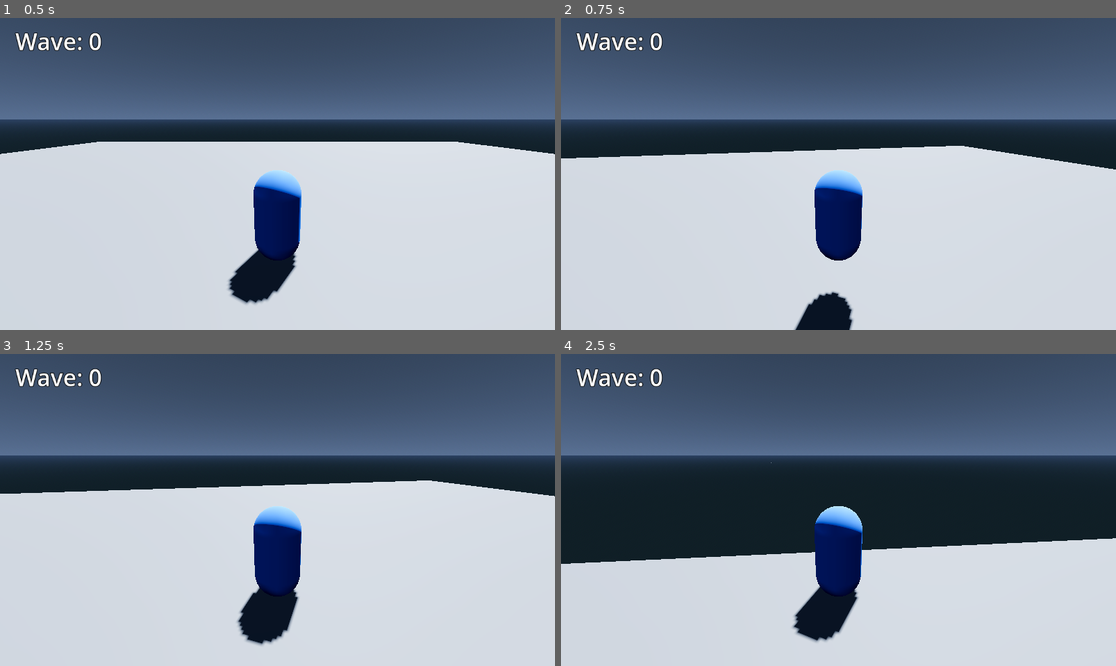
Above: before the commit, frames 1-4 (two rows, left to right).
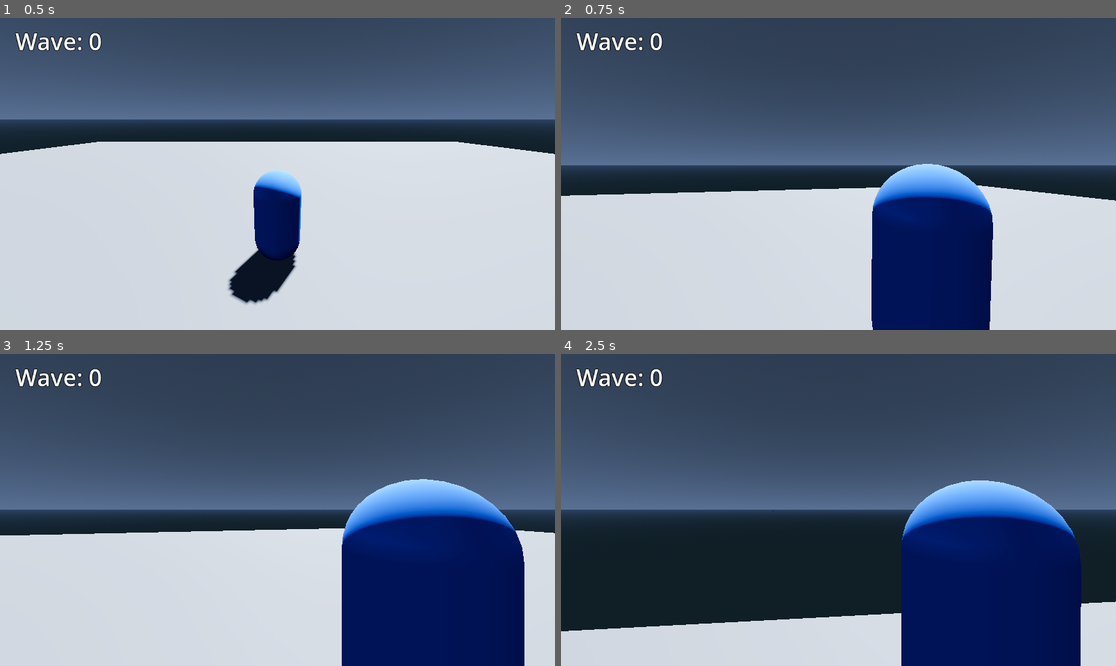
Above: after the commit, the same moments.

Repository: AdilDevStuff/3D-WaveShooter
Game: Godot game, scene res://Scenes/Levels/World.tscn
The game is run twice, just before and just after one commit, with the same random seed, the same clock (stepped at 60 frames per second) and the same inputs.
Inputs (mouse positions are in pixels of both pictures, inside the frame that each line leads up to):
- Up to frame 1 (0.5 s): no input
- Up to frame 2 (0.75 s): tap Enter (ui_accept) at 0.5 s; move the mouse to (866, 174) at 0.52 s; hold W (Forward) from 0.53 s (still down); right-click (866, 174) at 0.6 s
- Up to frame 3 (1.25 s): keep holding W (Forward); tap Enter (ui_accept) at 0.77 s
- Up to frame 4 (2.5 s): keep holding W (Forward); move the mouse to (810, 510) at 1.27 s; click (810, 510) at 1.35 s; tap Enter (ui_accept) at 1.52 s; right-click (810, 510) at 1.55 s; move the mouse to (849, 503) at 2.02 s; right-click (849, 503) at 2.1 s

Frame 1 is identical in both runs. In frame 2, 44% of the frame differs, in the area x 0-100%, y 20-100%; in frame 3, 53%; in frame 4, 61%, in the area x 0-100%, y 18-100%.

Commit message:
Added Aim Input in Project Settings

Diff:
--- a/Scenes/Levels/World.tscn
+++ b/Scenes/Levels/World.tscn
@@ -139,9 +139,10 @@
 anchor_top = 1.0
 anchor_right = 0.5
 anchor_bottom = 1.0
-offset_left = -575.0
-offset_right = 576.0
-offset_bottom = 97.0
+offset_left = 1.0
+offset_top = 648.0
+offset_right = 1152.0
+offset_bottom = 745.0
 grow_horizontal = 2
 grow_vertical = 0
 label_settings = SubResource("LabelSettings_78l4r")
--- a/project.godot
+++ b/project.godot
@@ -73,3 +73,8 @@
 "events": [Object(InputEventKey,"resource_local_to_scene":false,"resource_name":"","device":-1,"window_id":0,"alt_press …(195 unchanged characters)…
 ]
 }
+Aim={
+"deadzone": 0.5,
+"events": [Object(InputEventMouseButton,"resource_local_to_scene":false,"resource_name":"","device":-1,"window_id":0,"alt_pressed":false,"shift_pressed":false,"ctrl_pressed":false,"meta_pressed":false,"button_mask":2,"position":Vector2(190, 3),"global_position":Vector2(194, 44),"factor":1.0,"button_index":2,"canceled":false,"pressed":true,"double_click":false,"script":null)
+]
+}
